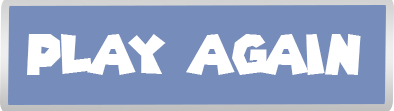
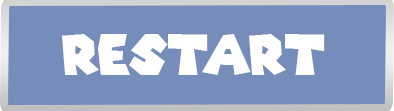
Before/after of a 394px x 111px layered artwork. What changed in the layer stack:
renamed "Play again" to "restart", painted on it over [27, 34, 361, 75]
painted on "Rounded Rectangle 1" over [27, 34, 361, 75]
